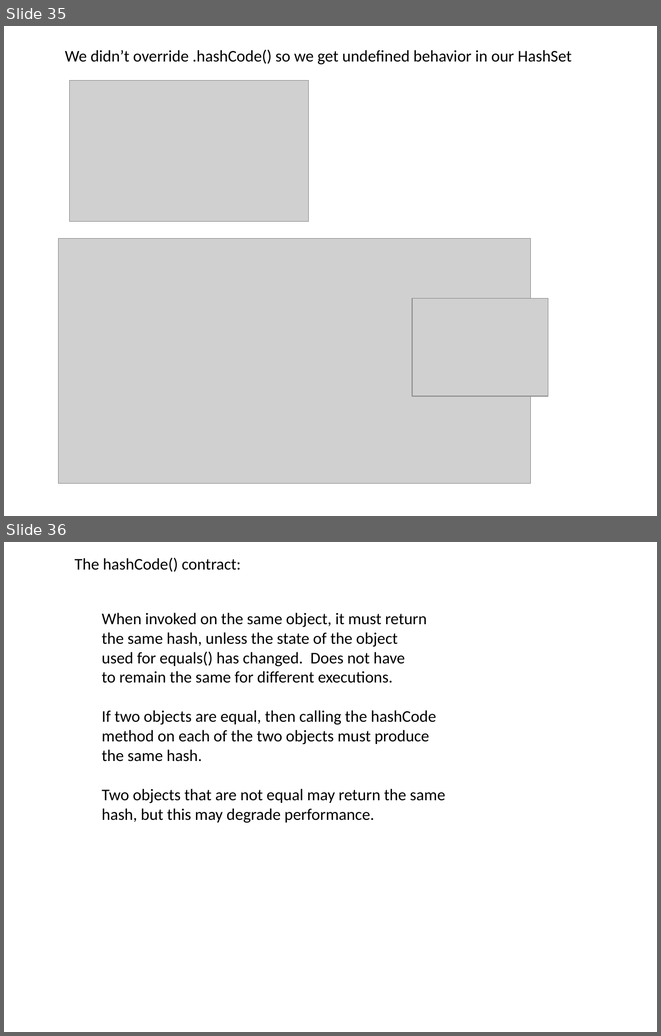
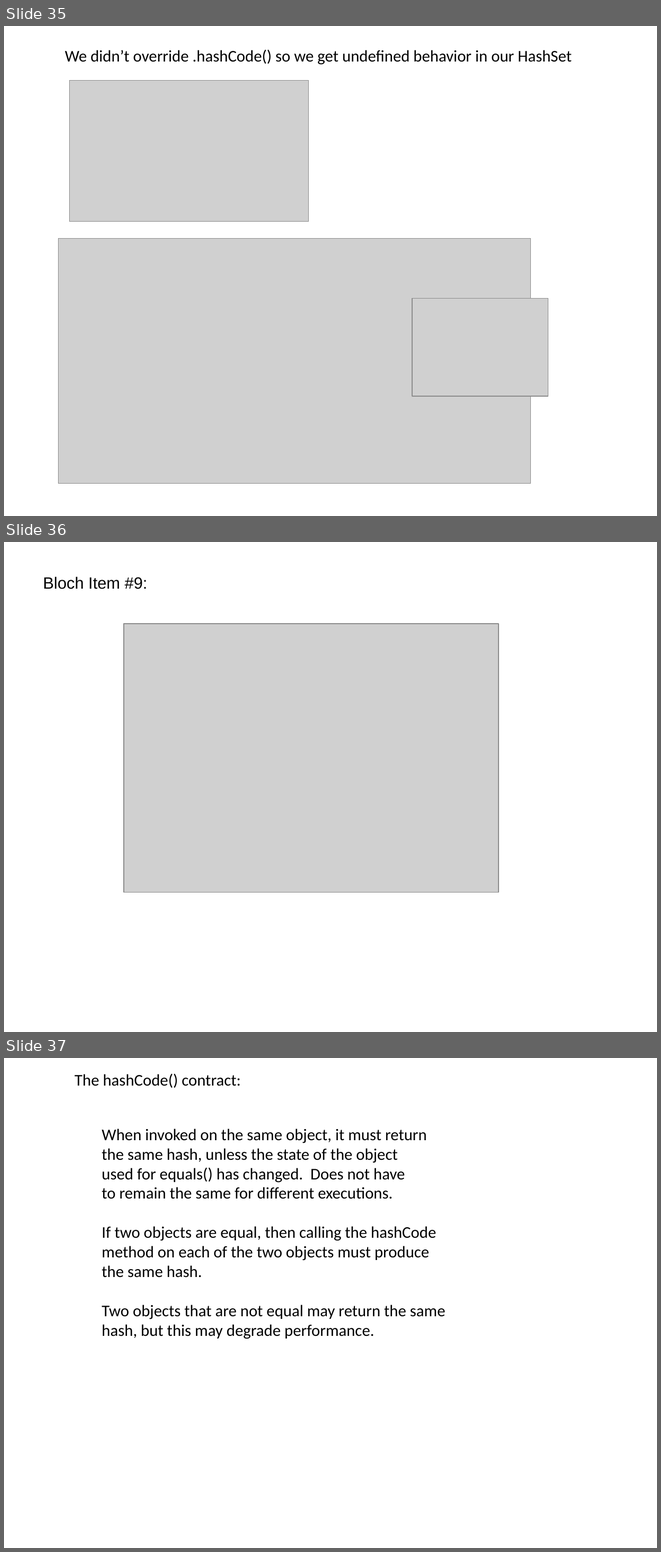
Before and after one commit to afodor/afodor.github.io, a slide deck: classes/prog2017/Prog3-Lecture08.pptx. Shown one above the other, each under a label of ours: slides 35 and 36 before the commit, slides 35, 36 and 37 after it. The pictures are 661x1036 and 661x1552 pixels, drawn with LibreOffice and Linux fonts; fonts in the diff are those of the drawing; grey boxes stand for pictures. Boxes give left, top, right and bottom in pixels: in the first picture for what was removed or moved away, otherwise in the second. Text is boxed around its words. In the diff, an @@ line names an element or a change of style, - is before the commit and + after.

```diff
--- a/classes/prog2017/Prog3-Lecture08.pptx
+++ b/classes/prog2017/Prog3-Lecture08.pptx
@@ slide 36 added at (4, 542, 657, 1032), background #FFFFFF @@
@@ text added at (43, 576, 148, 589), 18 pt, text #000000 @@
+Bloch Item #9:
@@ picture added at (123, 624, 498, 892) @@
@@ what was slide 36 is now slide 37 @@
```
Also in this commit, not shown: 4 slides changed, 1 other slide added.
